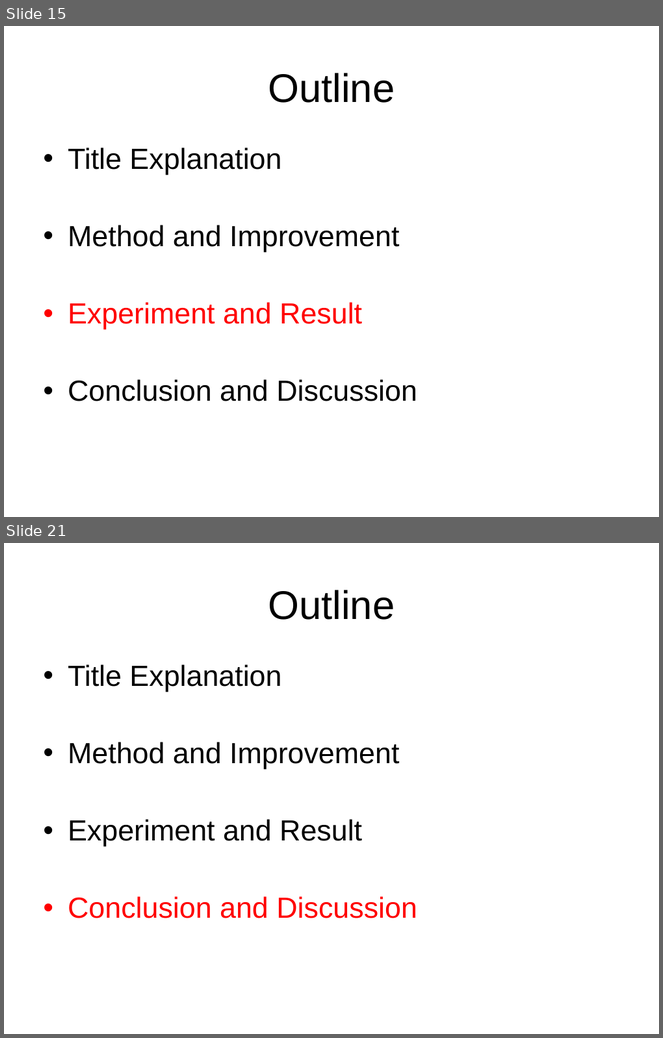
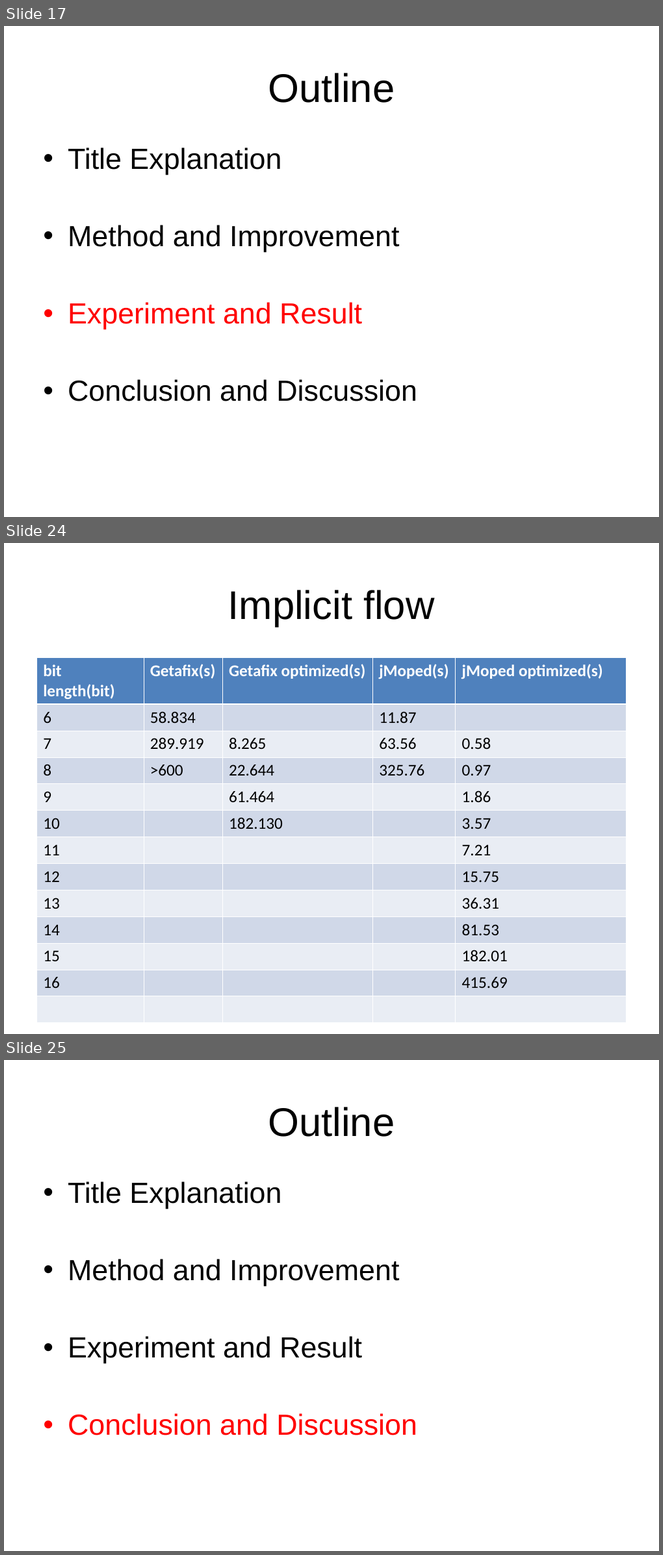
Before and after one commit to chenjiia/Thesis, a slide deck: thesis_presentation/presentation.ppt. Shown one above the other, each under a label of ours: slides 15 and 21 before the commit, slides 17, 24 and 25 after it; the slides between them are not shown. The pictures are 663x1038 and 663x1555 pixels, drawn with LibreOffice and Linux fonts; fonts in the diff are those of the drawing. Boxes give left, top, right and bottom in pixels: in the first picture for what was removed or moved away, otherwise in the second. Text is boxed around its words. In the diff, an @@ line names an element or a change of style, - is before the commit and + after.

```diff
--- a/thesis_presentation/presentation.ppt
+++ b/thesis_presentation/presentation.ppt
@@ slide 24 added at (4,543,659,1034), background #FFFFFF @@
@@ title added at (228,590,434,627), 44 pt, text #000000 @@
+Implicit flow
@@ table added at (36,657,626,991), 13 rows, 5 columns @@
+bit length(bit) | Getafix(s) | Getafix optimized(s) | jMoped(s) | jMoped optimized(s)
+6 | 58.834 |  | 11.87 | 
+7 | 289.919 | 8.265 | 63.56 | 0.58
+8 | >600 | 22.644 | 325.76 | 0.97
+9 |  | 61.464 |  | 1.86
+10 |  | 182.130 |  | 3.57
+11 |  |  |  | 7.21
+12 |  |  |  | 15.75
+13 |  |  |  | 36.31
+14 |  |  |  | 81.53
+15 |  |  |  | 182.01
+16 |  |  |  | 415.69
+ |  |  |  | 
@@ what was slide 15 is now slide 17 @@
@@ what was slide 21 is now slide 25 @@
```
Also in this commit, not shown: 3 slides changed, 9 other slides added, 4 slides removed, 3 other files.
